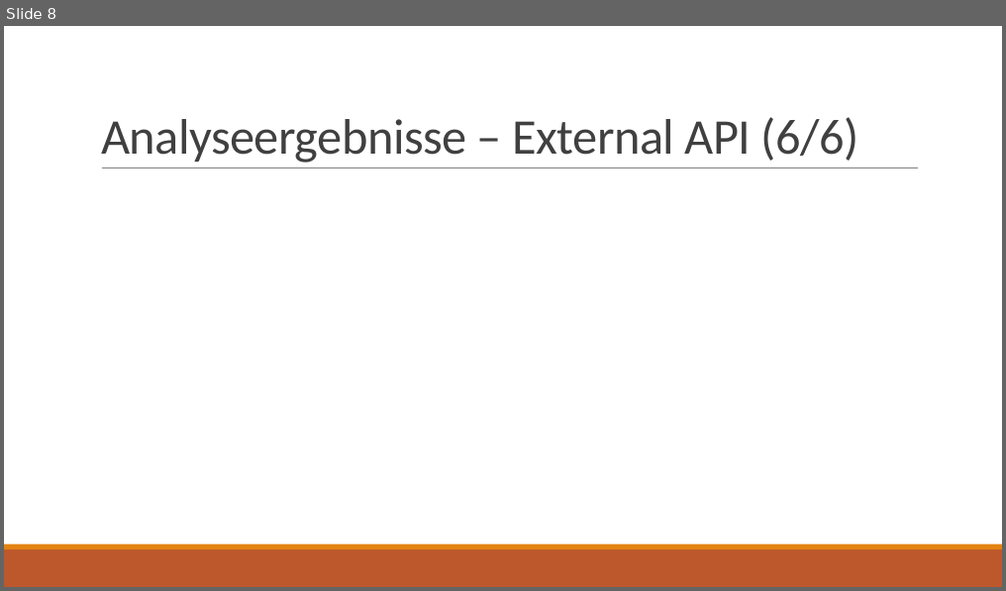
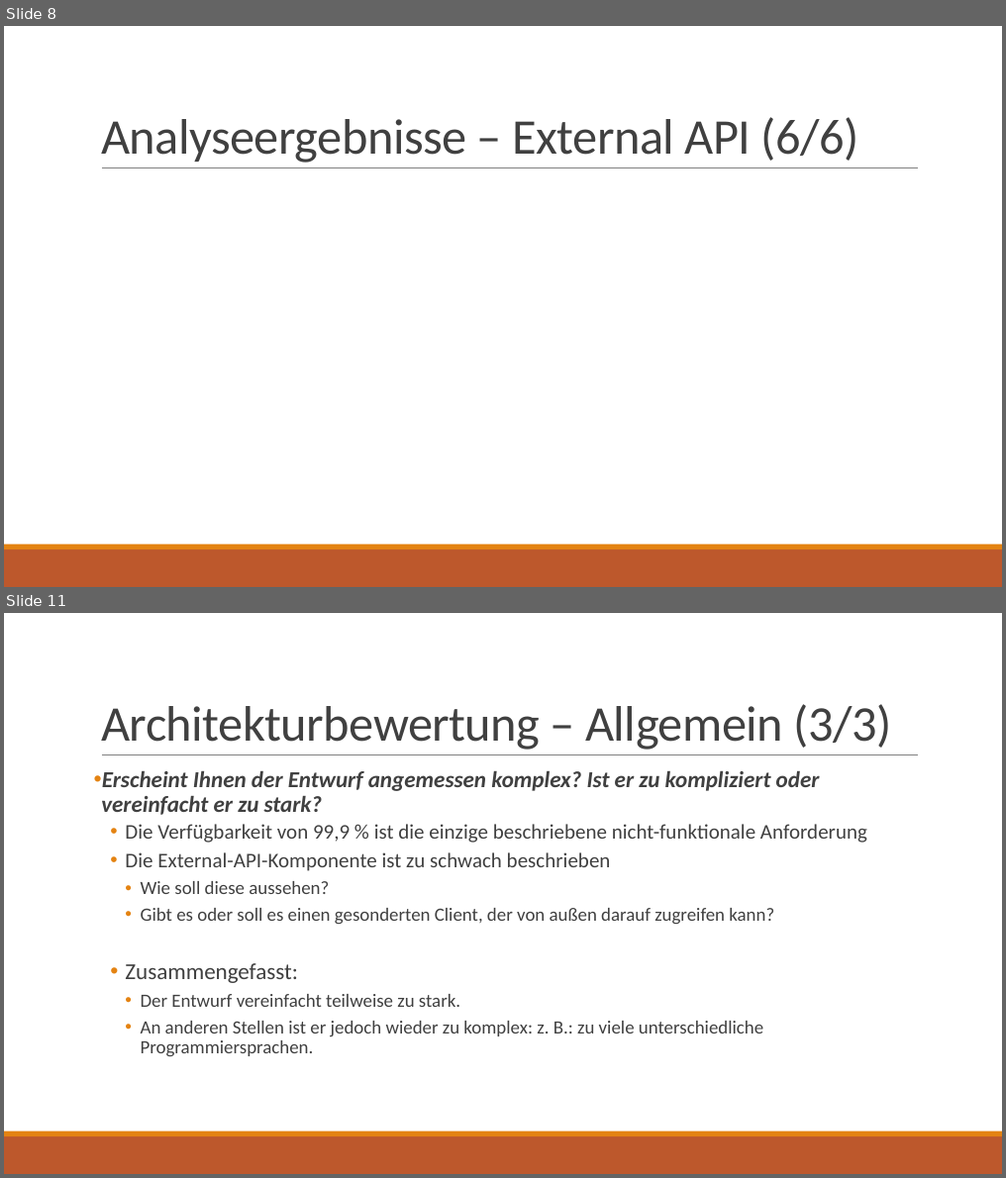
Before and after one commit to jnk111/AI_Praktikum, a slide deck: Aufgaben/P4/Loesung/Wochenplansoftware - Architekturbewertung.pptx. Shown one above the other, each under a label of ours: slide 8 before the commit, slides 8 and 11 after it; the slides between them are not shown. The pictures are 1006x591 and 1006x1178 pixels, drawn with LibreOffice and Linux fonts; fonts in the diff are those of the drawing. Boxes give left, top, right and bottom in pixels: in the first picture for what was removed or moved away, otherwise in the second. Text is boxed around its words. In the diff, an @@ line names an element or a change of style, - is before the commit and + after.

```diff
--- a/Aufgaben/P4/Loesung/Wochenplansoftware - Architekturbewertung.pptx
+++ b/Aufgaben/P4/Loesung/Wochenplansoftware - Architekturbewertung.pptx
@@ slide 11 added at [4,613,1002,1174], background #FFFFFF; not listed: 3 template elements that a slide beside it also shows @@
@@ title added at [101,704,891,750], 48 pt, text #404040 @@
+Architekturbewertung – Allgemein (3/3)
@@ text added at [101,771,867,1057], 18 pt, text #404040 @@
+• Erscheint Ihnen der Entwurf angemessen komplex? Ist er zu kompliziert oder vereinfacht er zu stark?
+  • Die Verfügbarkeit von 99,9 % ist die einzige beschriebene nicht-funktionale Anforderung
+  • Die External-API-Komponente ist zu schwach beschrieben
+    • Wie soll diese aussehen?
+    • Gibt es oder soll es einen gesonderten Client, der von außen darauf zugreifen kann?
+  • Zusammengefasst:
+    • Der Entwurf vereinfacht teilweise zu stark.
+    • An anderen Stellen ist er jedoch wieder zu komplex: z. B.: zu viele unterschiedliche Programmiersprachen.
```
Also in this commit, not shown: 9 slides changed, 1 other slide added, 1 other file.
